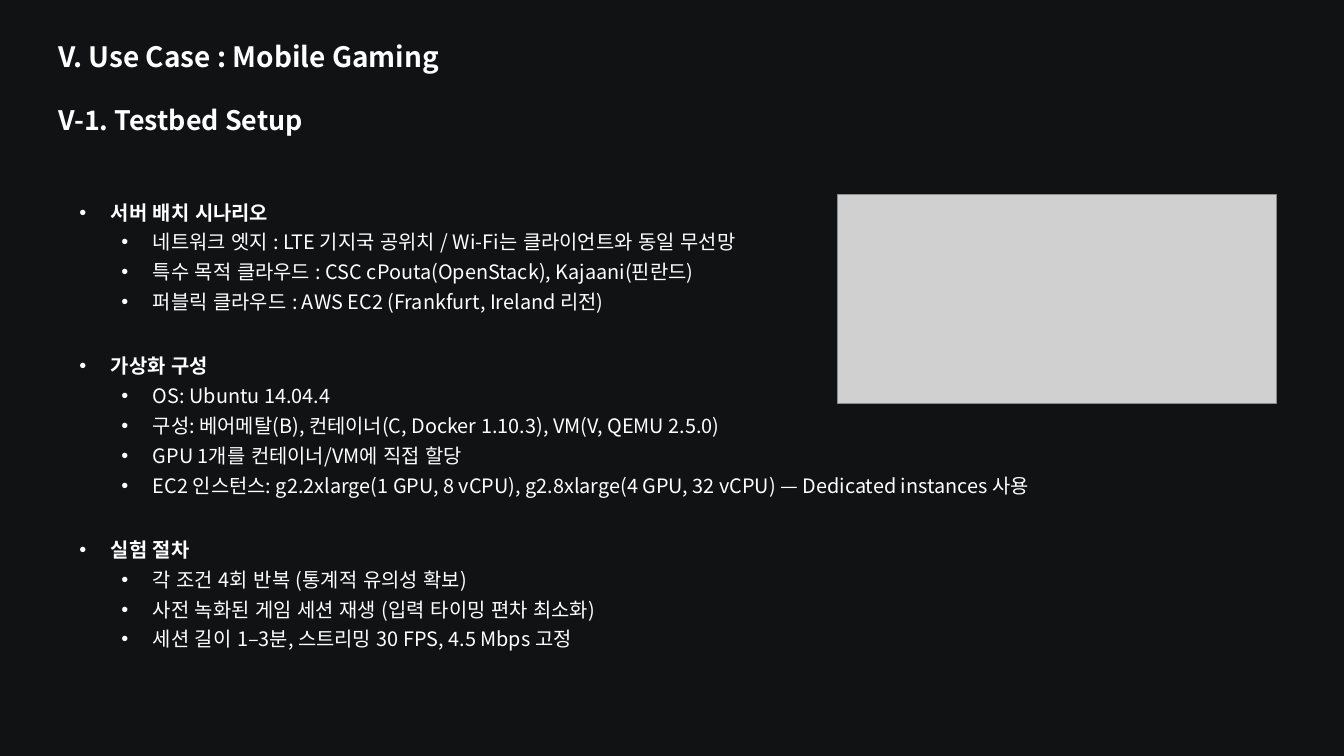
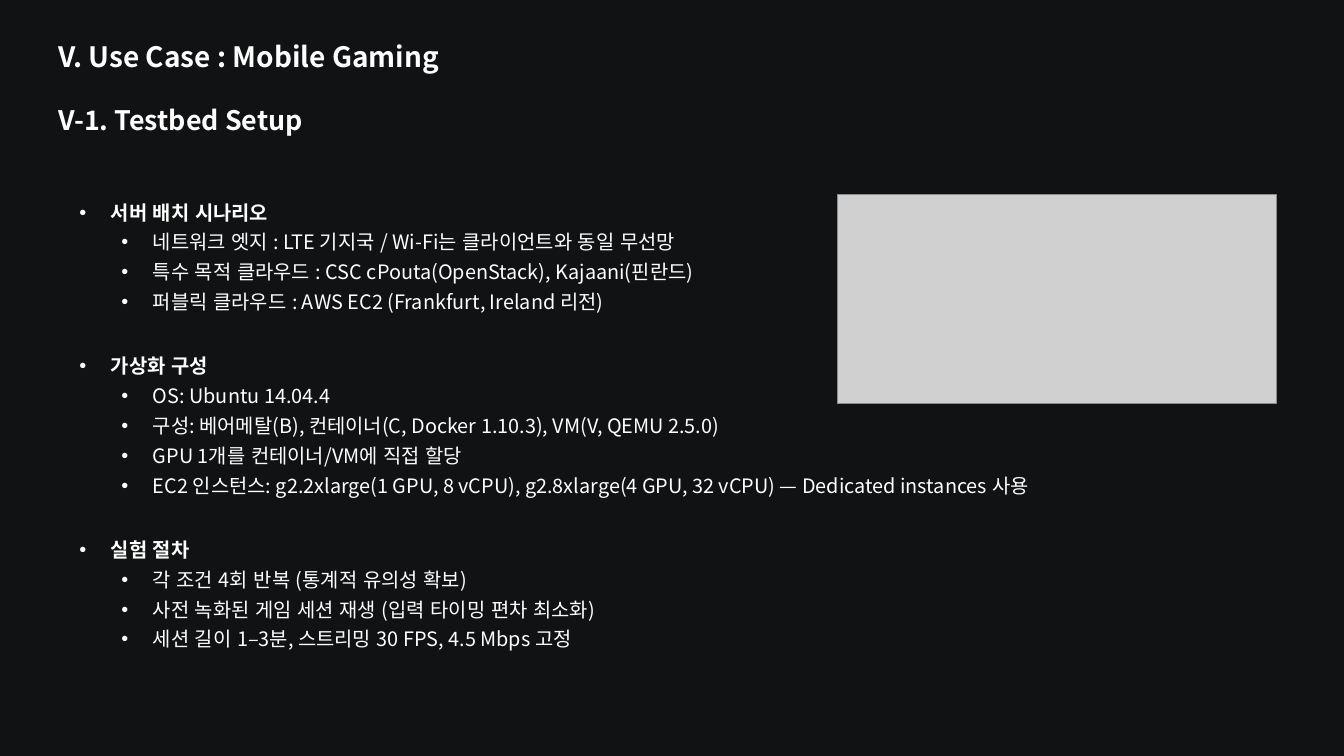
Before and after one commit to dhkeum9886/kmu-cloud-ai, a slide deck: slide 26 of 과제/Edge_Computing_for_the_Internet_of_Thing/Edge-Computing-for-the-Internet-of-Things-A-Case-Study.pptx. Drawn at 1344x756 pixels with LibreOffice and Linux fonts; fonts in the diff are those of the drawing; grey boxes stand for pictures. Boxes give left, top, right and bottom in pixels: in the first picture for what was removed or moved away, otherwise in the second. Text is boxed around its words. In the diff, an @@ line names an element or a change of style, - is before the commit and + after.

```diff
--- a/과제/Edge_Computing_for_the_Internet_of_Thing/Edge-Computing-for-the-Internet-of-Things-A-Case-Study.pptx
+++ b/과제/Edge_Computing_for_the_Internet_of_Thing/Edge-Computing-for-the-Internet-of-Things-A-Case-Study.pptx
@@ text at (153,232,675,251): text changed @@
-  • 네트워크 엣지 : LTE 기지국 공위치 / Wi-Fi는 클라이언트와 동일 무선망
+  • 네트워크 엣지 : LTE 기지국 / Wi-Fi는 클라이언트와 동일 무선망
```
Also in this commit, not shown: 4 other slides changed, 1 other file.
